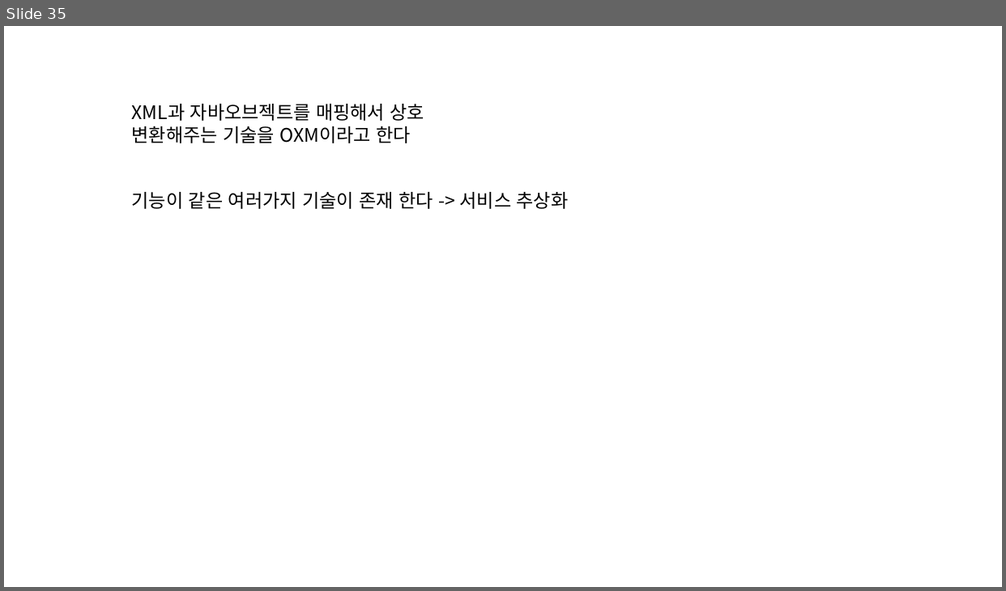
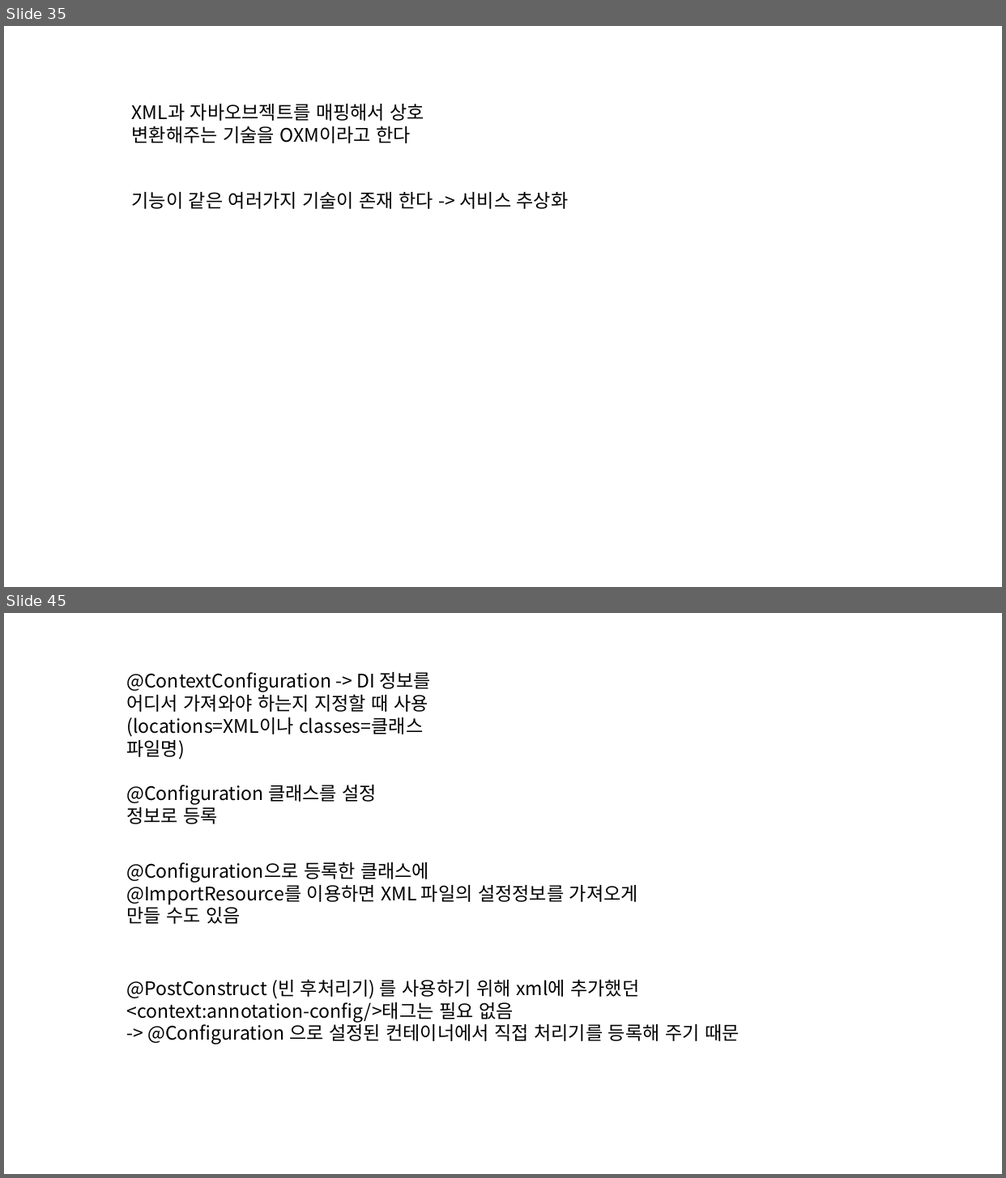
Before and after one commit to eongss/testproject, a slide deck: 프레젠테이션1.pptx. Shown one above the other, each under a label of ours: slide 35 before the commit, slides 35 and 45 after it; the slides between them are not shown. The pictures are 1006x591 and 1006x1178 pixels, drawn with LibreOffice and Linux fonts; fonts in the diff are those of the drawing. Boxes give left, top, right and bottom in pixels: in the first picture for what was removed or moved away, otherwise in the second. Text is boxed around its words. In the diff, an @@ line names an element or a change of style, - is before the commit and + after.

```diff
--- a/프레젠테이션1.pptx
+++ b/프레젠테이션1.pptx
@@ slide 45 added at (4, 613, 1002, 1174), background #FFFFFF @@
@@ text added at (126, 672, 431, 824), 18 pt, text #000000 @@
+@ContextConfiguration -> DI 정보를 어디서 가져와야 하는지 지정할 때 사용(locations=XML이나 classes=클래스 파일명)
+@Configuration 클래스를 설정 정보로 등록
@@ text added at (126, 862, 638, 924), 18 pt, text #000000 @@
+@Configuration으로 등록한 클래스에
+@ImportResource를 이용하면 XML 파일의 설정정보를 가져오게 만들 수도 있음
@@ text added at (126, 979, 739, 1045), 18 pt, text #000000 @@
+@PostConstruct (빈 후처리기) 를 사용하기 위해 xml에 추가했던 <context:annotation-config/>태그는 필요 없음
+-> @Configuration 으로 설정된 컨테이너에서 직접 처리기를 등록해 주기 때문
```
Also in this commit, not shown: 17 other slides added, 2 slides removed, 1 other file.
